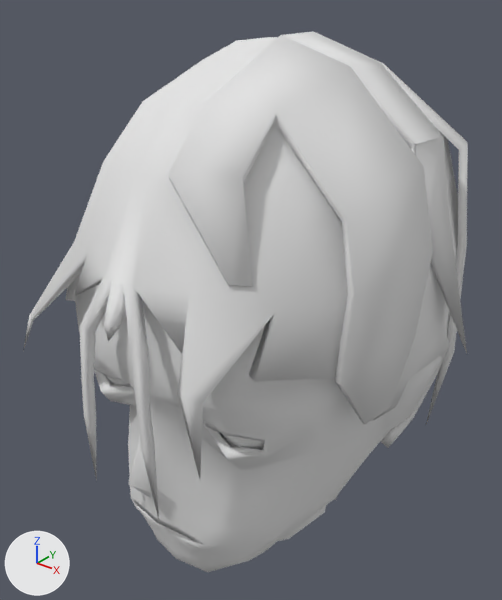
The Blender file simplecharacter/shamir.blend, before and after one commit.
Both versions are drawn from a 50 mm lens placed at (0.661, -0.929, 6.436), pointed at (-0.026, -0.071, 5.904). The lights are fixed; the arrows at lower left show +X, +Y and +Z.

In view in the first picture: 'Head', 'hair'.
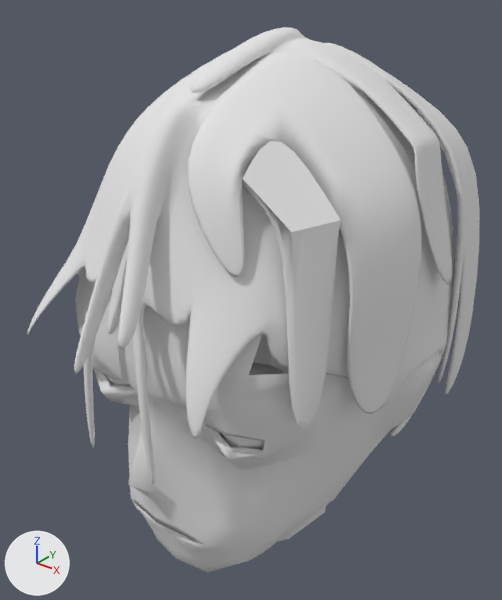
Commit message: Enlever references

Changed parts and their boxes [x1, y1, x2, y2] in the pictures (502 x 600 px):
'hair', reshaped, modifiers changed (6% shorter)
    before: [23, 31, 468, 519]
    after: [27, 27, 480, 484]
part 1 of me_cube_002, built on
    before: [144, 39, 433, 313]
    after: [74, 27, 480, 429]

What the commit changed:
me_cube_002 is used by ob_hair; location (0.0, -0.049, 5.893); scale (0.423, 0.423, 0.423).
me_cube_002 had 347 vertices, 364 faces and spanned x -0.7..0.78, y -0.87..1.0, z -0.99..1.07.
me_cube_002 now has 393 vertices, 415 faces and spans x -0.7..0.78, y -1.15..1.0, z -0.99..1.09.
Part 1, on me_cube_002:
1 vertex is removed from x 0.4, y -0.62, z 0.43.
8 faces are deleted.
6 vertices move from x 0.32..0.58, y -0.62..-0.39, z 0.42..0.71 to x 0.31..0.56, y -0.62..-0.39, z 0.42..0.7.
42 vertices are added at x -0.01..0.63, y -1.15..0.85, z -0.62..1.09.
5 new vertices lie (-0.01, -0.06, 0.06) away from vertices in x 0.0..0.1, y -0.66..-0.48, z 0.68..0.87.
55 new faces join them, smooth.
4 new faces join them.
Object 'hair' (ob_hair) gains a SUBSURF modifier named 'Subdivision'.
